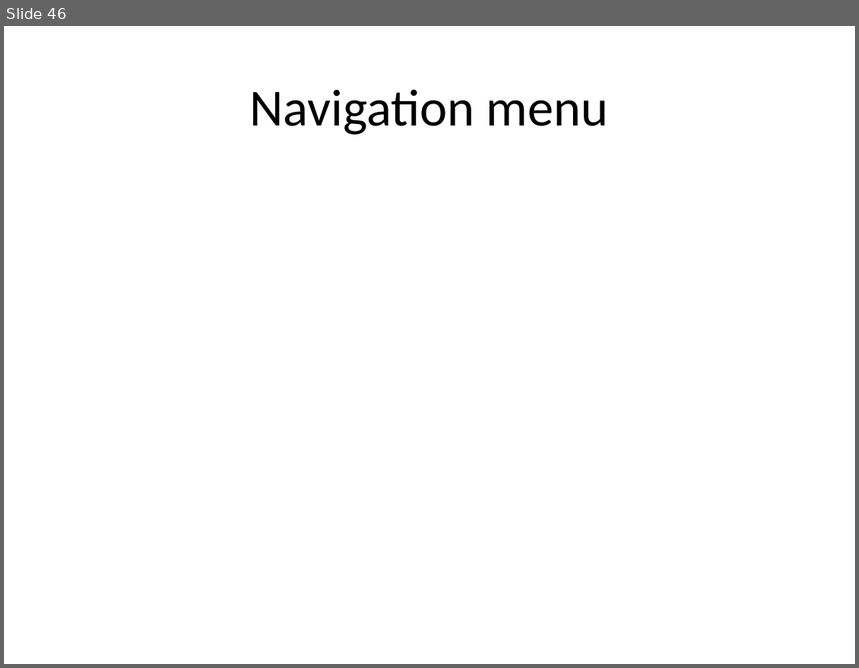
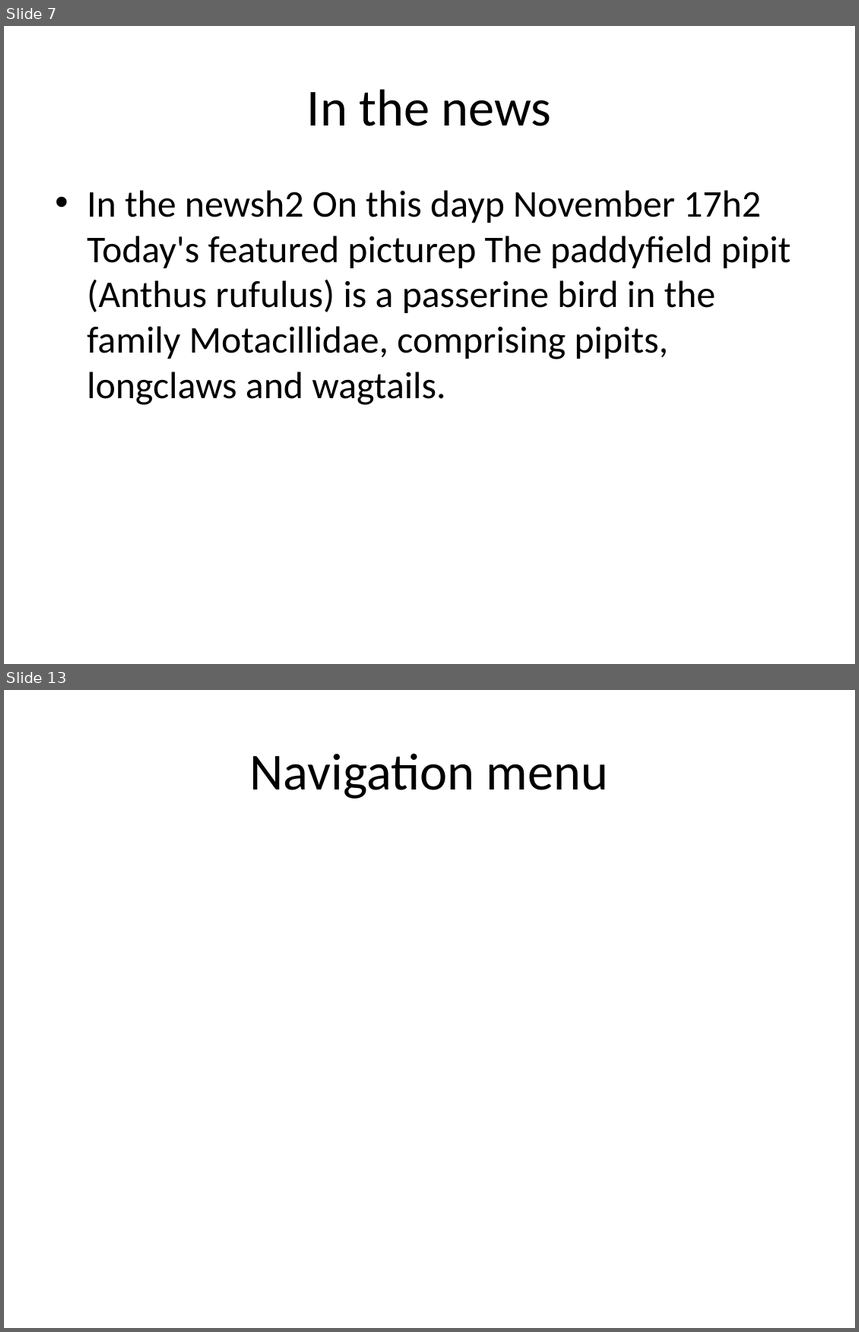
Before and after one commit to eppisai/Uplift---Smart-educational-Platform, a slide deck: AutoPPT-main/AutoPPT-main/something.pptx. Shown one above the other, each under a label of ours: slide 46 before the commit, slides 7 and 13 after it; the slides between them are not shown. The pictures are 859x668 and 859x1332 pixels, drawn with LibreOffice and Linux fonts; fonts in the diff are those of the drawing. Boxes give left, top, right and bottom in pixels: in the first picture for what was removed or moved away, otherwise in the second. Text is boxed around its words. In the diff, an @@ line names an element or a change of style, - is before the commit and + after.

```diff
--- a/AutoPPT-main/AutoPPT-main/something.pptx
+++ b/AutoPPT-main/AutoPPT-main/something.pptx
@@ slide 7 added at bbox=[4, 26, 855, 664], background #FFFFFF @@
@@ title added at bbox=[307, 89, 552, 126], 44 pt, text #000000 @@
+In the news
@@ text added at bbox=[87, 190, 791, 405], 32 pt, text #000000 @@
+• In the newsh2 On this dayp November 17h2 Today's featured picturep The paddyfield pipit (Anthus rufulus) is a passerine bird in the family Motacillidae, comprising pipits, longclaws and wagtails.
@@ what was slide 46 is now slide 13 @@
```
Also in this commit, not shown: 2 slides changed, 9 other slides added, 43 slides removed, 1 other file.
